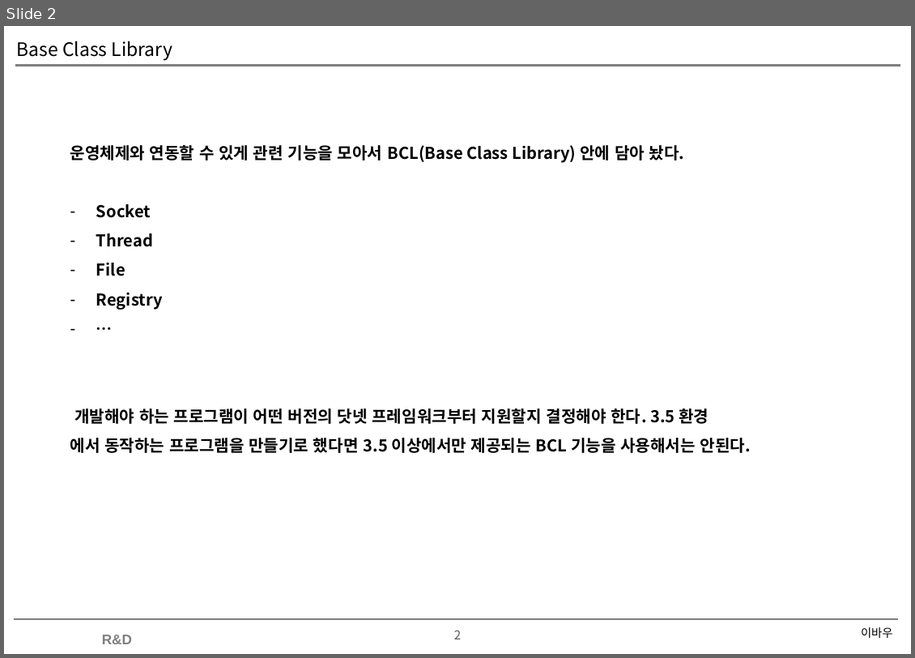
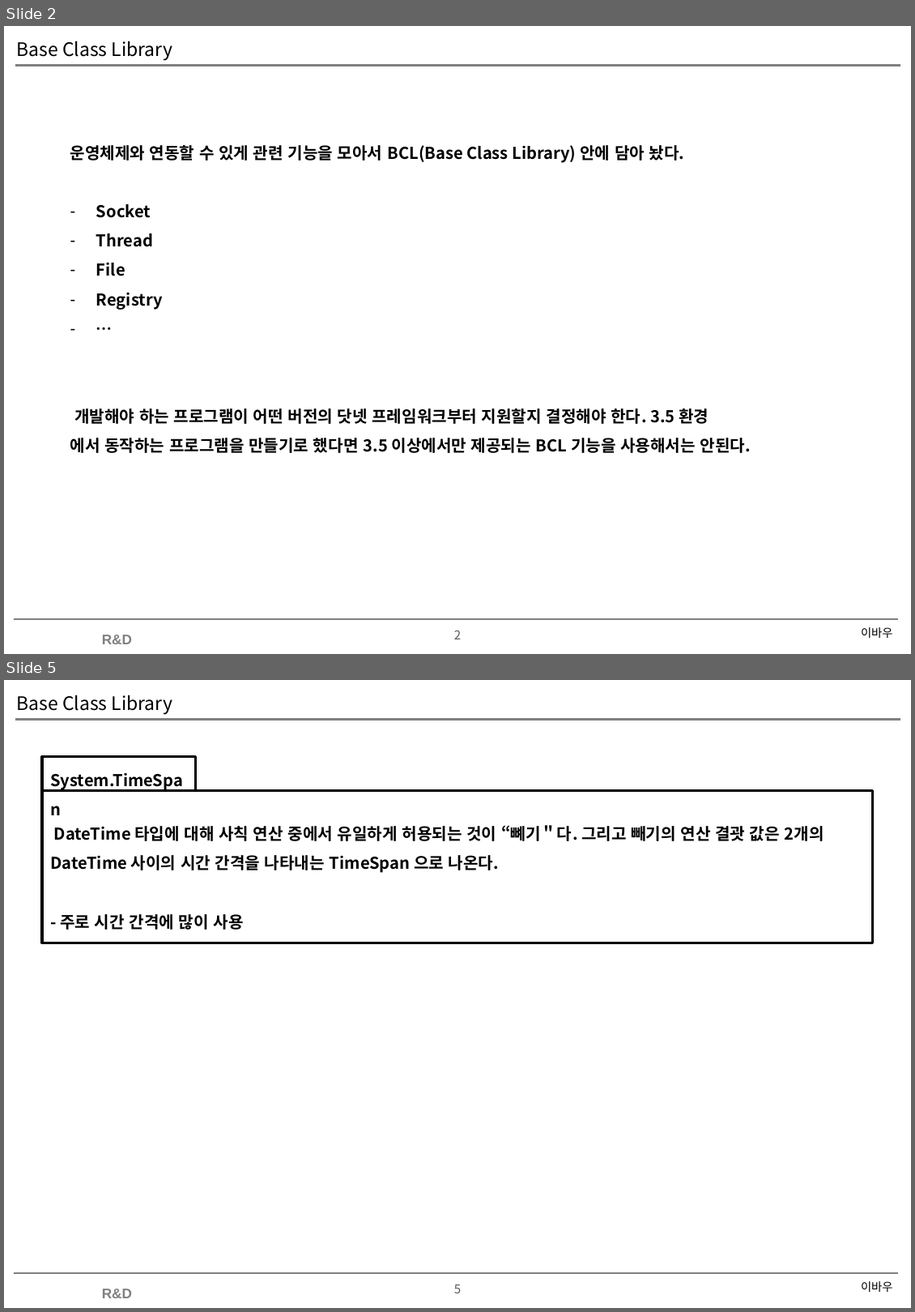
Before and after one commit to soultomind/CSharpStudy, a slide deck: CSharpStudy.Day20200627/Base Class Library.pptx. Shown one above the other, each under a label of ours: slide 2 before the commit, slides 2 and 5 after it; the slides between them are not shown. The pictures are 915x658 and 915x1312 pixels, drawn with LibreOffice and Linux fonts; fonts in the diff are those of the drawing; background and template pictures are left out. Boxes give left, top, right and bottom in pixels: in the first picture for what was removed or moved away, otherwise in the second. Text is boxed around its words. In the diff, an @@ line names an element or a change of style, - is before the commit and + after.

```diff
--- a/CSharpStudy.Day20200627/Base Class Library.pptx
+++ b/CSharpStudy.Day20200627/Base Class Library.pptx
@@ slide 5 added at (4, 680, 911, 1308), background #FFFFFF; not listed: 4 template elements that a slide beside it also shows @@
@@ title added at (17, 695, 173, 715), 16 pt, text #000000 @@
+Base Class Library
@@ rectangle added at (43, 757, 196, 792), outline #000000 2.25 pt, 14 pt, text #000000, bold @@
+System.TimeSpan
@@ rectangle added at (43, 791, 873, 943), outline #000000 2.25 pt, 14 pt, text #000000, bold @@
+DateTime 타입에 대해 사칙 연산 중에서 유일하게 허용되는 것이 “뼤기＂다. 그리고 빼기의 연산 결괏 값은 2개의 DateTime 사이의 시간 간격을 나타내는 TimeSpan 으로 나온다.
+- 주로 시간 간격에 많이 사용
@@ text added at (861, 1281, 893, 1292), 10 pt, text #000000 @@
+이바우
```
Also in this commit, not shown: 2 slides changed, 2 other slides added, 1 other file.
